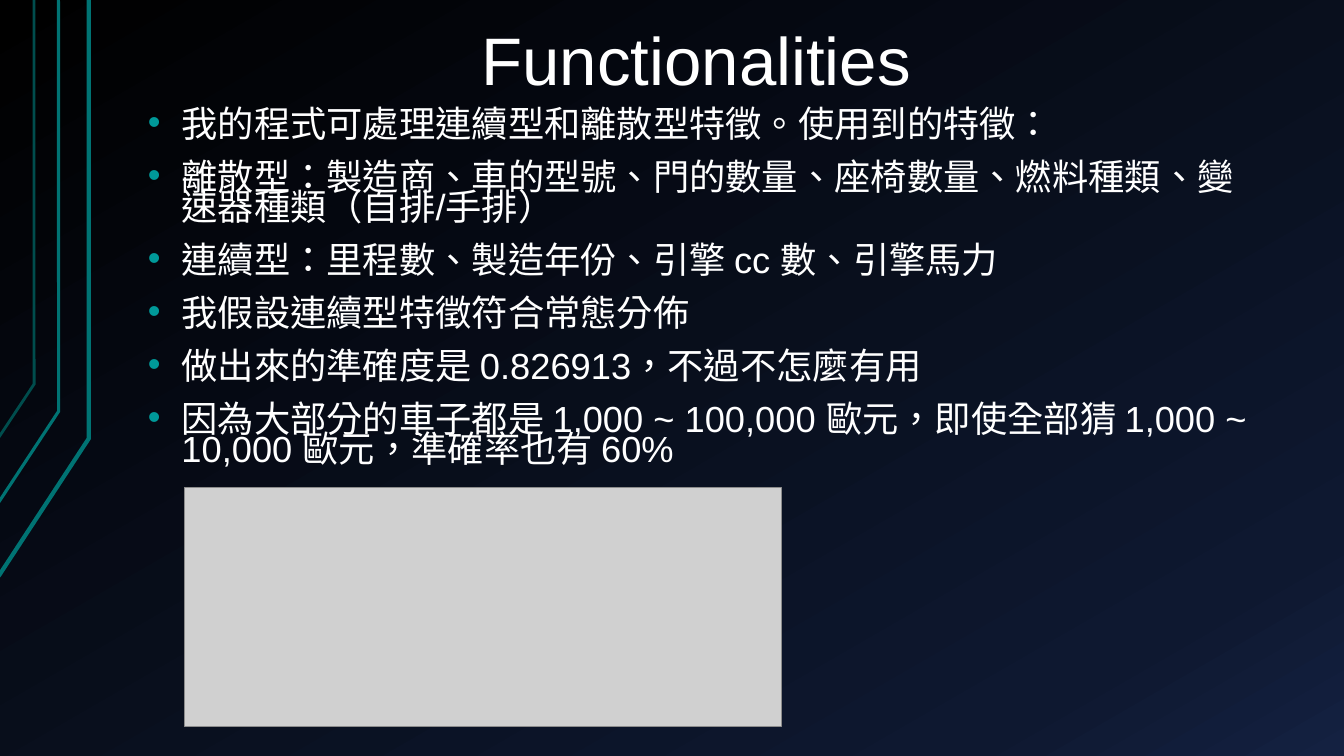
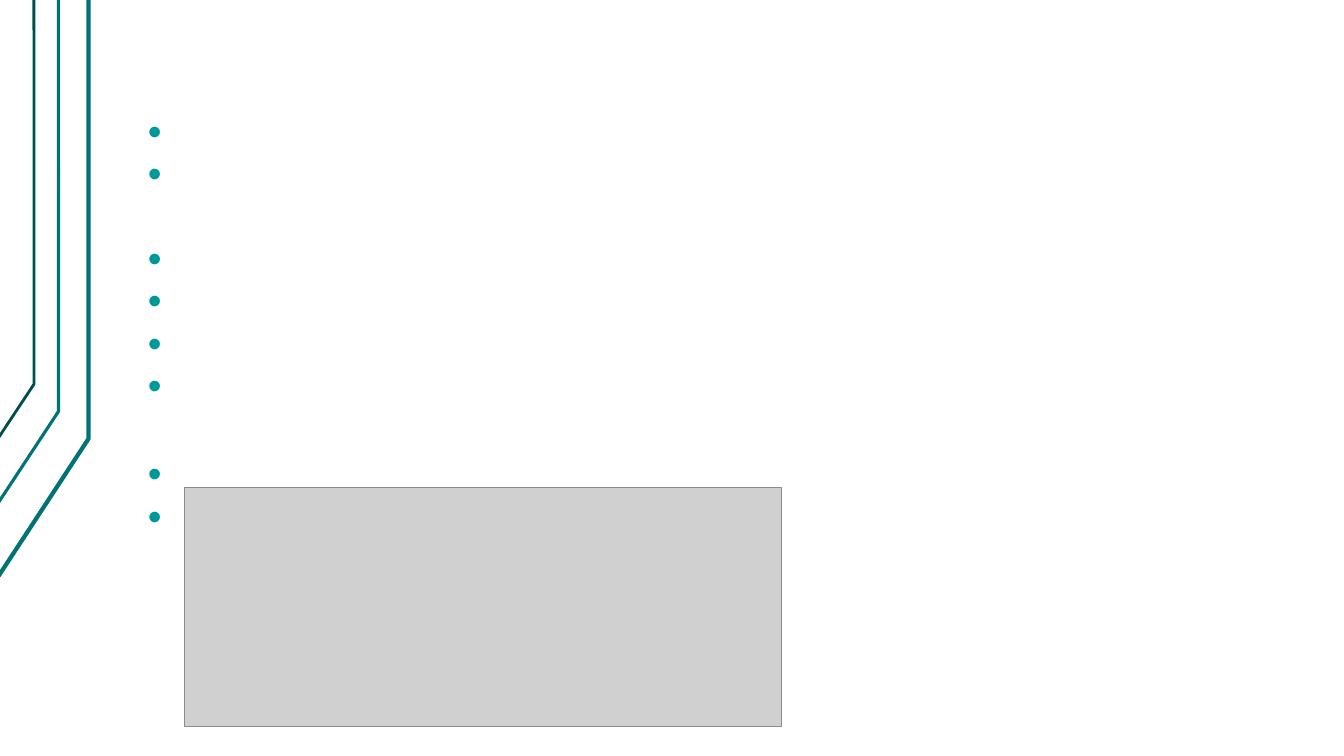
Before and after one commit to Alfons0329/Machine_Learning_Fall_2017, a slide deck: slide 28 of Final_proj/Presentation.pptx. Drawn at 1344x756 pixels with LibreOffice and Linux fonts; fonts in the diff are those of the drawing; grey boxes stand for pictures. Boxes give left, top, right and bottom in pixels: in the first picture for what was removed or moved away, otherwise in the second. Text is boxed around its words. In the diff, an @@ line names an element or a change of style, - is before the commit and + after.

```diff
--- a/Final_proj/Presentation.pptx
+++ b/Final_proj/Presentation.pptx
@@ background gradient #000000 to #0F1931 to #142242 to #FFFFFF @@
@@ freeform shape at [0,0,89,576]: outline redrawn @@
@@ freeform shape at [0,0,58,503]: outline #007373 2.25 pt to #007373 2.24 pt @@
@@ freeform shape at [0,0,34,438]: outline #007373 2 pt to #004D4D 2 pt @@
@@ title removed at [481,36,910,86] @@
-Functionalities
@@ text removed at [181,106,1233,467] @@
-• 我的程式可處理連續型和離散型特徵。使用到的特徵：
-• 離散型：製造商、車的型號、門的數量、座椅數量、燃料種類、變速器種類（自排/手排）
-• 連續型：里程數、製造年份、引擎 cc 數、引擎馬力
-• 我假設連續型特徵符合常態分佈
-• 做出來的準確度是 0.826913，不過不怎麼有用
-• 因為大部分的車子都是 1,000 ~ 100,000 歐元，即使全部猜 1,000 ~ 10,000 歐元，準確率也有 60%
```
Also in this commit, not shown: 28 other slides changed, 4 other files.
